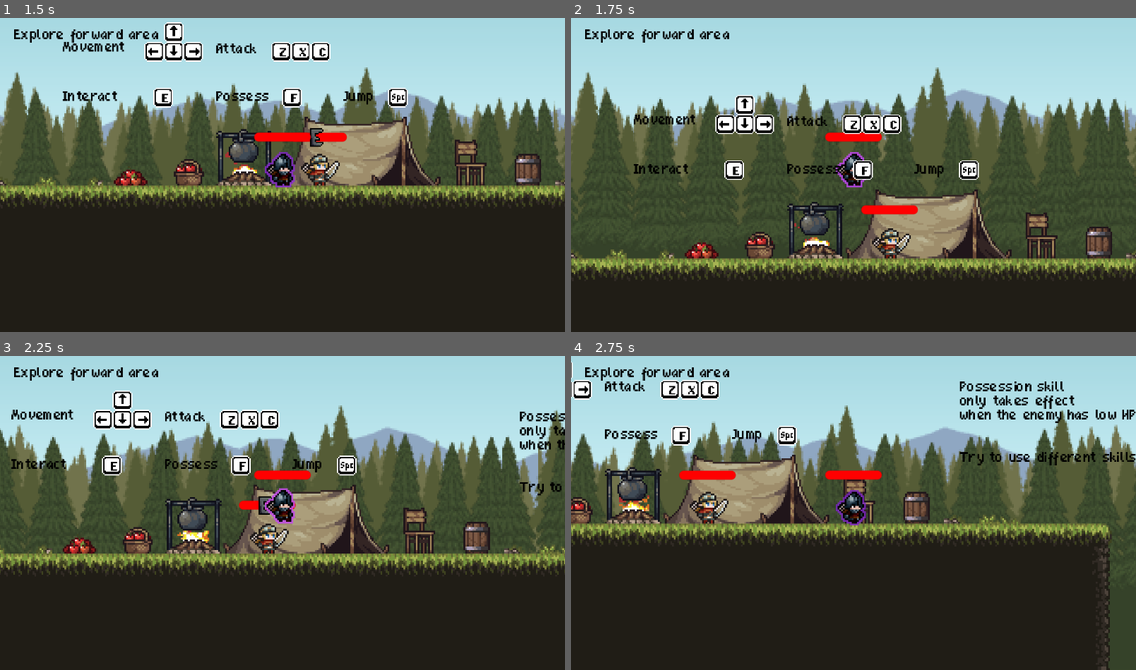
Above: before the commit, frames 1-4 (two rows, left to right).
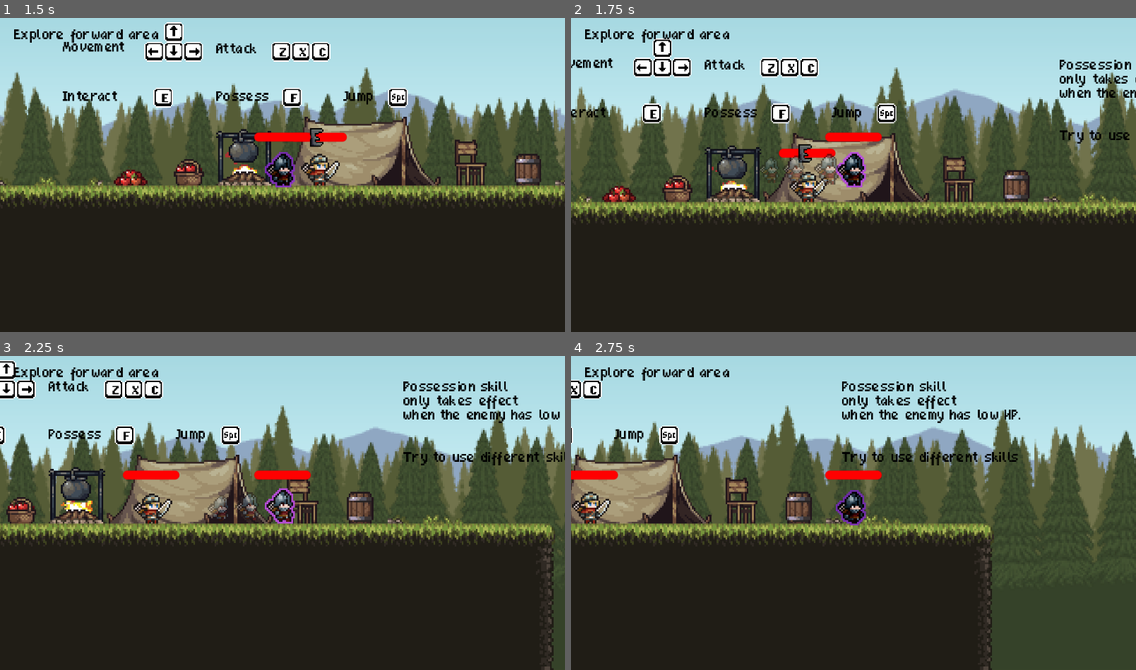
Above: after the commit, the same moments.

Repository: chenyuhang8563/Soul-Hunter
Game: Godot game, scene res://Scenes/level_1.tscn
The game is run twice, just before and just after one commit, with the same random seed, the same clock (stepped at 60 frames per second) and the same inputs.
Inputs (mouse positions are in pixels of both pictures, inside the frame that each line leads up to):
- Up to frame 1 (1.5 s): tap Enter (ui_accept) at 0.5, 0.77 s; move the mouse to (406, 156) at 0.52 s; hold Right (ui_right) 0.53-1.28 s; tap R (detach) at 0.6 s; click (406, 156) at 0.67 s; tap F (possess) at 0.8, 1.35 s; move the mouse to (169, 187) at 1.27 s; hold Down (ui_down) from 1.28 s (still down)
- Up to frame 2 (1.75 s): keep holding Down (ui_down); tap Enter (ui_accept) at 1.52 s; tap Shift (dash, bound only after the commit) at 1.55 s
- Up to frame 3 (2.25 s): move the mouse to (339, 440) at 2.02 s; release Down (ui_down) at 2.03 s; hold Right (ui_right) from 2.03 s (still down); tap Shift (dash, bound only after the commit) at 2.1 s
- Up to frame 4 (2.75 s): keep holding Right (ui_right); tap R (detach) at 2.3 s

Frame 1 is identical in both runs. In frame 2, 40% of the frame differs, in the area x 0-100%, y 6-84%; in frame 3, 38%; in frame 4, 35%.

Commit message:
添加冲刺技能

Diff:
--- a/Character/Archer/archer.tscn
+++ b/Character/Archer/archer.tscn
@@ -203,10 +203,9 @@
 
 [node name="Archer" unique_id=1710627706 instance=ExtResource("1_p8bq2")]
 script = ExtResource("3_v5vcy")
-stats = ExtResource("4_stats")
 ai_enabled = false
 attack_cooldown = 0.36
-can_be_possessed = false
+stats = ExtResource("4_stats")
 is_interactable_npc = true
 
 [node name="Sprite2D" parent="." index="0" unique_id=1966064385]
--- /dev/null
+++ b/Character/Common/afterimage.gd
@@ -0,0 +1,46 @@
+extends Sprite2D
+class_name Afterimage
+
+# 当拖影完成生命周期时，发出信号，通知character脚本回收自己
+signal repool_me(afterimage_instance)
+
+# 接受所有必要的参数来初始化自己
+func initialize(
+	p_texture: Texture2D,
+	p_hframes: int,
+	p_vframes: int,
+	p_frame: int,
+	p_transform: Transform2D,
+	p_flip_h: bool,
+	p_offset: Vector2,
+	p_centered: bool,
+	p_color: Color,
+	p_duration: float,
+	p_final_scale: float
+) -> void:
+	# 1.立即启用所有视觉状态
+	texture = p_texture
+	hframes = max(1, p_hframes)
+	vframes = max(1, p_vframes)
+	self.frame = p_frame
+	self.global_transform = p_transform
+	self.flip_h = p_flip_h
+	offset = p_offset
+	centered = p_centered
+	self.modulate = p_color
+	scale = Vector2.ONE
+
+	# 2.激活并显示自己
+	visible = true
+
+	# 3.创建并启动淡出和缩小动画
+	var tween = create_tween().set_parallel()
+	tween.tween_property(self, "modulate:a", 0.0, p_duration)
+	tween.tween_property(self, "scale", self.scale * p_final_scale, p_duration)
+
+	# 4.动画完成后，隐藏自己并发出回收信号
+	tween.finished.connect(_on_fade_out_finished)
+
+func _on_fade_out_finished() -> void:
+	visible = false
+	repool_me.emit(self)
--- a/Character/Common/character.gd
+++ b/Character/Common/character.gd
@@ -14,6 +14,8 @@
 const CharacterControlStateScript := preload("res://Character/Common/character_control_state.gd")
 const BuffContextScript := preload("res://Character/Common/Buffs/buff_context.gd")
 const BuffControllerScript := preload("res://Character/Common/Buffs/buff_controller.gd")
+const AfterimageScene = preload("res://Scenes/VFX/afterimage.tscn")
+const AFTERIMAGE_POOL_SIZE = 15
 const BUFF_ICON_MARGIN := Vector2(6.0, 6.0)
 const BUFF_ICON_SPACING := 2.0
 
@@ -30,6 +32,9 @@
 @onready var animation_tree: AnimationTree = get_node_or_null("AnimationTree")
 @onready var animation_player: AnimationPlayer = get_node_or_null("AnimationPlayer")
 @onready var damage_number_spawner: Node2D = get_node_or_null("DamageNumberSpawner")
+@onready var sprite_2d: Sprite2D = get_node_or_null("Sprite2D")
+@onready var afterimage_container: Node2D = _resolve_afterimage_container()
+@onready var afterimage_timer: Timer = get_node_or_null("AfterimageTimer")
 
 @export var stats: CharacterStats
 @export var auto_revive := true
@@ -47,6 +52,17 @@
 @export var is_interactable_npc := false
 @export var dialogue_range := 40.0
 @export var corpse_cleanup_delay := 10.0
+@export var afterimage_enabled: bool = true
+@export var afterimage_color: Color = Color(1,1,1,0.7)
+@export var afterimage_interval: float = 0.05
+@export var afterimage_duration: float = 0.4
+@export var afterimage_final_scale: float = 0.5
+@export var dash_enabled := true
+@export var dash_speed := 280.0
+@export var dash_duration := 0.18
+@export var dash_cooldown := 0.45
+@export var dash_invincibility_duration := 0.18
+
 
 var ai_module: RefCounted = null
 var attack_module: AttackModuleBase = null
@@ -87,6 +103,12 @@
 var _default_collision_mask := 0
 var _respawn_scene_path := ""
 var _buff_icon_nodes: Dictionary = {}
+
+var _is_creating_afterimages: bool = false
+var _afterimage_pool = []
+var dash_cooldown_left := 0.0
+var invincibility_time_left := 0.0
+var _dash_collision_exceptions: Array[CharacterBody2D] = []
 
 func _ready() -> void:
 	if stats == null:
@@ -110,6 +132,15 @@
 		interaction_state.on_ready()
 	_on_character_ready()
 
+	# 初始化对象池
+	_setup_afterimage_pool()
+
+	# 应用自定义时间间隔并连接信号
+	if afterimage_timer != null:
+		afterimage_timer.wait_time = afterimage_interval
+		if not afterimage_timer.timeout.is_connected(_create_afterimage):
+			afterimage_timer.timeout.connect(_create_afterimage)
+
 func _setup_helpers() -> void:
 	lifecycle_state = CharacterLifecycleScript.new()
 	lifecycle_state.setup(self)
@@ -122,6 +153,7 @@
 	pass
 
 func _exit_tree() -> void:
+	_clear_dash_collision_exceptions()
 	if health.health_changed.is_connected(_on_health_changed):
 		health.health_changed.disconnect(_on_health_changed)
 	if health.damaged.is_connected(_on_damaged):
@@ -168,6 +200,7 @@
 	_set_locomotion_conditions(0.0)
 
 func _on_enter_dead_override() -> void:
+	finish_dash()
 	if ai_module != null and ai_module.has_method("force_stop"):
 		ai_module.force_stop()
 	_set_locomotion_conditions(0.0)
@@ -515,6 +548,10 @@
 
 func _process(delta: float) -> void:
 	_sync_hit_flash_overlay()
+	if dash_cooldown_left > 0.0:
+		dash_cooldown_left = maxf(0.0, dash_cooldown_left - delta)
+	if invincibility_time_left > 0.0:
+		invincibility_time_left = maxf(0.0, invincibility_time_left - delta)
 	if control_state != null:
 		control_state.try_toggle_developer_mode()
 	if interaction_state != null:
@@ -534,6 +571,77 @@
 	if control_state == null:
 		return false
 	return control_state.apply_dash_physics(delta)
+
+func can_start_dash() -> bool:
+	if not dash_enabled or not is_player_controlled or is_dead or is_hurt_playing:
+		return false
+	if dash_time_left > 0.0 or dash_cooldown_left > 0.0:
+		return false
+	if control_state != null:
+		if control_state.is_player_input_blocked() or control_state.is_detach_blocking_movement() or control_state.is_developer_mode_active():
+			return false
+	if attack_module != null:
+		if attack_module.has_method("is_busy") and attack_module.is_busy():
+			return false
+		if attack_module.has_method("can_move") and not attack_module.can_move():
+			return false
+	return true
+
+func start_dash(direction: float) -> bool:
+	if not can_start_dash():
+		return false
+	if is_zero_approx(direction):
+		direction = get_facing_direction()
+	dash_velocity = Vector2(direction * dash_speed, 0.0)
+	dash_time_left = dash_duration
+	dash_cooldown_left = dash_cooldown
+	velocity.y = 0.0
+	_set_locomotion_conditions(direction)
+	_apply_dash_collision_passthrough()
+	start_invincibility(dash_invincibility_duration)
+	start_afterimage_effect()
+	return true
+
+func finish_dash() -> void:
+	dash_time_left = 0.0
+	dash_velocity = Vector2.ZERO
+	_clear_dash_collision_exceptions()
+	stop_afterimage_effect()
+
+func get_facing_direction() -> float:
+	var sprite := _find_self_sprite()
+	if sprite != null and sprite.flip_h:
+		return -1.0
+	return 1.0
+
+func start_invincibility(duration: float) -> void:
+	invincibility_time_left = maxf(invincibility_time_left, maxf(0.0, duration))
+
+func is_damage_invincible() -> bool:
+	return invincibility_time_left > 0.0
+
+func _apply_dash_collision_passthrough() -> void:
+	_clear_dash_collision_exceptions()
+	var tree := get_tree()
+	if tree == null:
+		return
+	for node in tree.get_nodes_in_group("possessable_character"):
+		if not (node is CharacterBody2D):
+			continue
+		var other := node as CharacterBody2D
+		if other == self or not is_instance_valid(other):
+			continue
+		add_collision_exception_with(other)
+		other.add_collision_exception_with(self)
+		_dash_collision_exceptions.append(other)
+
+func _clear_dash_collision_exceptions() -> void:
+	for other in _dash_collision_exceptions:
+		if other == null or not is_instance_valid(other):
+			continue
+		remove_collision_exception_with(other)
+		other.remove_collision_exception_with(self)
+	_dash_collision_exceptions.clear()
 
 func apply_knockback_physics(delta: float) -> void:
 	if control_state != null:
@@ -672,3 +780,79 @@
 func _on_corpse_cleanup_timeout() -> void:
 	if lifecycle_state != null:
 		lifecycle_state.on_corpse_cleanup_timeout()
+
+func _resolve_afterimage_container() -> Node2D:
+	var tree := get_tree()
+	if tree == null:
+		return self
+	var current_scene := tree.current_scene
+	if current_scene != null:
+		var existing := current_scene.get_node_or_null("AfterimageContainer") as Node2D
+		if existing != null:
+			return existing
+		var created := Node2D.new()
+		created.name = "AfterimageContainer"
+		current_scene.call_deferred("add_child", created)
+		return created
+	return self
+
+func _setup_afterimage_pool() -> void:
+	if not afterimage_container:
+		push_warning("Afterimage container is not assigned. Afterimage effect will be disabled.")
+		return
+	for i in range(AFTERIMAGE_POOL_SIZE):
+		var afterimage = AfterimageScene.instantiate() as Afterimage
+		afterimage.visible = false
+		afterimage.repool_me.connect(_on_afterimage_repooled)
+		afterimage_container.add_child(afterimage)
+		_afterimage_pool.append(afterimage)
+
+# 当拖影完成生命周期时，将其回收到池中
+func _on_afterimage_repooled(afterimage_instance: Afterimage) -> void:
+	if afterimage_instance == null or not is_instance_valid(afterimage_instance):
+		return
+	if _afterimage_pool.has(afterimage_instance):
+		return
+	_afterimage_pool.append(afterimage_instance)
+
+func start_afterimage_effect() -> void:
+	if not afterimage_enabled or _is_creating_afterimages or sprite_2d == null:
+		return
+	_is_creating_afterimages = true
+	_create_afterimage()
+	if afterimage_timer != null:
+		afterimage_timer.start()
+
+func stop_afterimage_effect() -> void:
+	_is_creating_afterimages = false
+	if afterimage_timer != null:
+		afterimage_timer.stop()
+
+func _create_afterimage() -> void:
+	if not _is_creating_afterimages or sprite_2d == null:
+		return
+
+	# 1.从池中获取一个可用的拖影实例
+	if _afterimage_pool.is_empty():
+		return # 池中没有可用的实例，跳过这次创建
+
+	var afterimage: Afterimage = _afterimage_pool.pop_front()
+
+	# 2.收集当前状态并调用拖影的初始化方法
+	afterimage.initialize(
+		sprite_2d.texture,
+		sprite_2d.hframes,
+		sprite_2d.vframes,
+		sprite_2d.frame,
+		self.global_transform,
+		sprite_2d.flip_h,
+		sprite_2d.offset,
+		sprite_2d.centered,
+		afterimage_color,
+		afterimage_duration,
+		afterimage_final_scale
+	)
+
+	# 如果效果仍在持续，再次启动计时器
+	if _is_creating_afterimages and afterimage_timer != null:
+		afterimage_timer.start()
--- a/Character/Common/character_control_state.gd
+++ b/Character/Common/character_control_state.gd
@@ -73,8 +73,19 @@
 	if owner.dash_time_left > 0.0:
 		owner.dash_time_left -= delta
 		owner.velocity = owner.dash_velocity
+		if owner.dash_time_left <= 0.0 and owner.has_method("finish_dash"):
+			owner.finish_dash()
 		return true
 	return false
+
+func try_start_dash() -> void:
+	if not owner.is_player_controlled or owner.is_dead or is_player_input_blocked():
+		return
+	if not InputMap.has_action("dash") or not Input.is_action_just_pressed("dash"):
+		return
+	if not owner.has_method("start_dash"):
+		return
+	owner.start_dash(owner.get_facing_direction())
 
 func apply_knockback_physics(delta: float) -> void:
 	if owner.knockback_velocity != 0.0:
--- a/Character/Common/character_lifecycle.gd
+++ b/Character/Common/character_lifecycle.gd
@@ -14,6 +14,8 @@
 
 func apply_damage(amount: float, source: CharacterBody2D = null) -> void:
 	if owner.is_developer_mode_active():
+		return
+	if owner.has_method("is_damage_invincible") and owner.is_damage_invincible():
 		return
 	owner.health.apply_damage(amount, source)
 
--- a/Character/Common/character_motion_driver.gd
+++ b/Character/Common/character_motion_driver.gd
@@ -38,6 +38,8 @@
 	if not owner.is_player_input_blocked():
 		if owner.has_method("_handle_player_attack_input"):
 			owner._handle_player_attack_input()
+		if owner.control_state != null:
+			owner.control_state.try_start_dash()
 		owner.try_common_jump()
 		owner.try_manual_possession()
 		if allow_detach:
--- a/Character/Common/character_template.tscn
+++ b/Character/Common/character_template.tscn
@@ -360,3 +360,7 @@
 
 [node name="Camera2D" type="Camera2D" parent="." unique_id=674214703]
 script = ExtResource("4_camshake")
+
+[node name="AfterimageTimer" type="Timer" parent="." unique_id=1099384895]
+wait_time = 0.5
+one_shot = true
--- /dev/null
+++ b/Scenes/VFX/afterimage.tscn
@@ -0,0 +1,6 @@
+[gd_scene format=3 uid="uid://chuikvj8784vv"]
+
+[ext_resource type="Script" uid="uid://bfr3llgy2f76" path="res://Character/Common/afterimage.gd" id="1_4hrsr"]
+
+[node name="Afterimage" type="Sprite2D" unique_id=1731575029]
+script = ExtResource("1_4hrsr")
--- a/Scenes/test.tscn
+++ b/Scenes/test.tscn
@@ -1149,6 +1149,8 @@
 tile_set = SubResource("TileSet_qc4db")
 use_kinematic_bodies = true
 
+[node name="AfterimageContainer" type="Node2D" parent="." unique_id=1766407155]
+
 [node name="Camera2D" type="Camera2D" parent="." unique_id=73439647]
 position = Vector2(160, 90)
 
@@ -1160,6 +1162,7 @@
 
 [node name="Orc" parent="." unique_id=1350751769 instance=ExtResource("4_35xla")]
 position = Vector2(368, 43)
+attack_cooldown = 0.48
 
 [node name="Archer" parent="." unique_id=1710627706 instance=ExtResource("5_35xla")]
 position = Vector2(298, 35)
--- a/project.godot
+++ b/project.godot
@@ -71,6 +71,11 @@
 "events": [Object(InputEventKey,"resource_local_to_scene":false,"resource_name":"","device":0,"window_id":0,"alt_presse …(191 unchanged characters)…
 ]
 }
+dash={
+"deadzone": 0.5,
+"events": [Object(InputEventKey,"resource_local_to_scene":false,"resource_name":"","device":0,"window_id":0,"alt_pressed":false,"shift_pressed":false,"ctrl_pressed":false,"meta_pressed":false,"pressed":false,"keycode":4194325,"physical_keycode":0,"key_label":0,"unicode":0,"location":0,"echo":false,"script":null)
+]
+}
 
 [layer_names]
 
Not shown, added: Character/Common/afterimage.gd.uid
